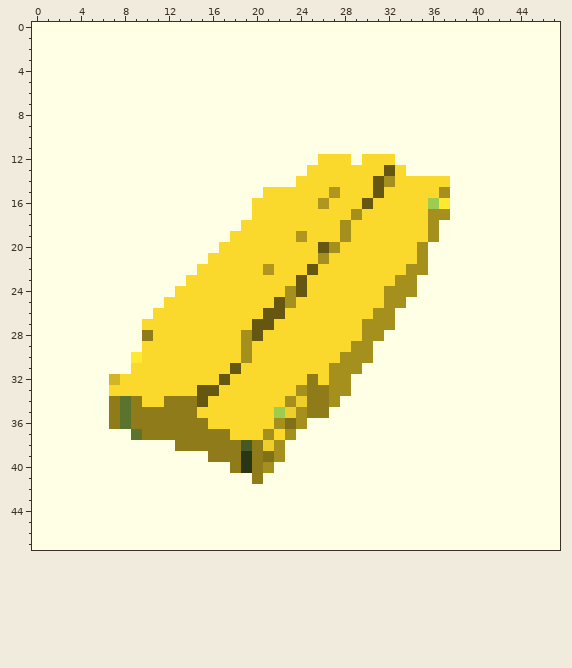
File history of a pixel-art sprite, assets/generated/S10.png. The picture above was drawn from the file before the commit.
The file is 48x48 pixels. Colours within 5 levels of each other are drawn and written as one.
And afterwards:
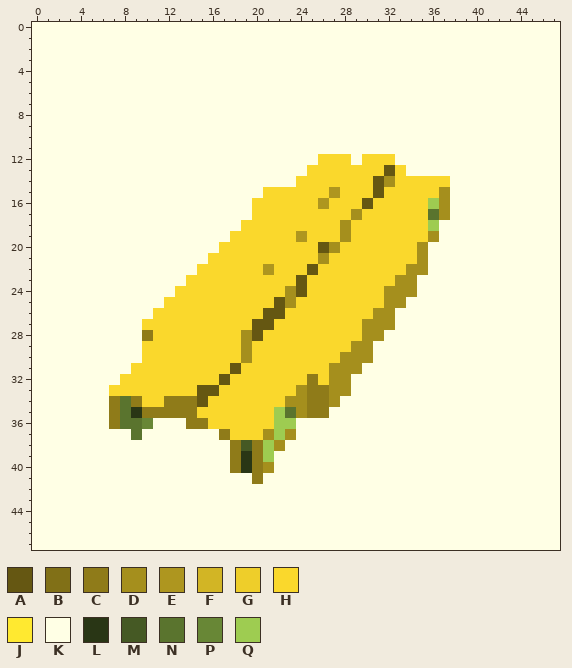
Palette (. is transparent): A #655712  B #817017  C #8f7b19  D #a58f1d  E #ae961f  F #d2b525  G #eece2a  H #fad82c  J #ffe930  K #ffffe5  L #293615  M #455924  N #5a742e  P #688736  Q #9ecc51
Diff:
Colour D replaces colour G in row 34 at x 24.
Colour D replaces colour J in row 16 at x 37.
Colour K replaces colour C in row 36 at x 11 to 13; in row 37 at x 10 to 16; in row 38 at x 13 to 17; in row 39 at x 16 to 17.
Colour K replaces colour D in row 36 at x 24; in row 39 at x 22.
Colour K replaces colour F in row 32 at x 7.
Colour K replaces colour J in row 30 at x 9.
Colour L replaces colour C in row 35 at x 9.
Colour N replaces colour C in row 36 at x 9.
Colour N replaces colour D in row 17 at x 36.
Colour N replaces colour G in row 35 at x 23.
Colour P replaces colour C in row 36 at x 10.
Colour Q replaces colour B in row 36 at x 23; in row 39 at x 21.
Colour Q replaces colour D in row 18 at x 36; in row 36 at x 22.
Colour Q replaces colour G in row 38 at x 21.
Colour Q replaces colour H in row 37 at x 22.
Boxes around the changes in both pictures, in picture pixels (x1, y1, x2, y2):
changed: (428, 198, 450, 231)
changed: (109, 352, 230, 462)
changed: (263, 396, 307, 462)
